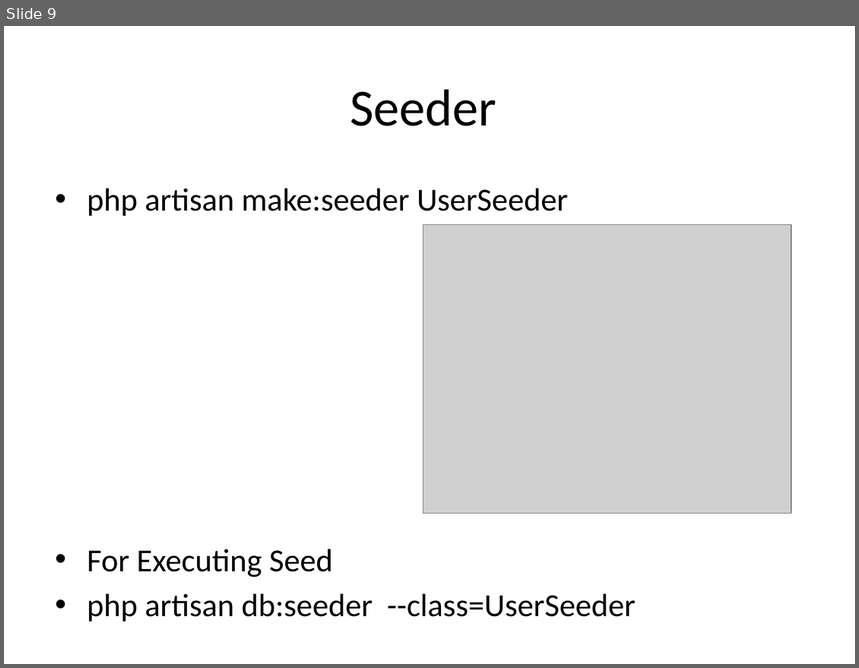
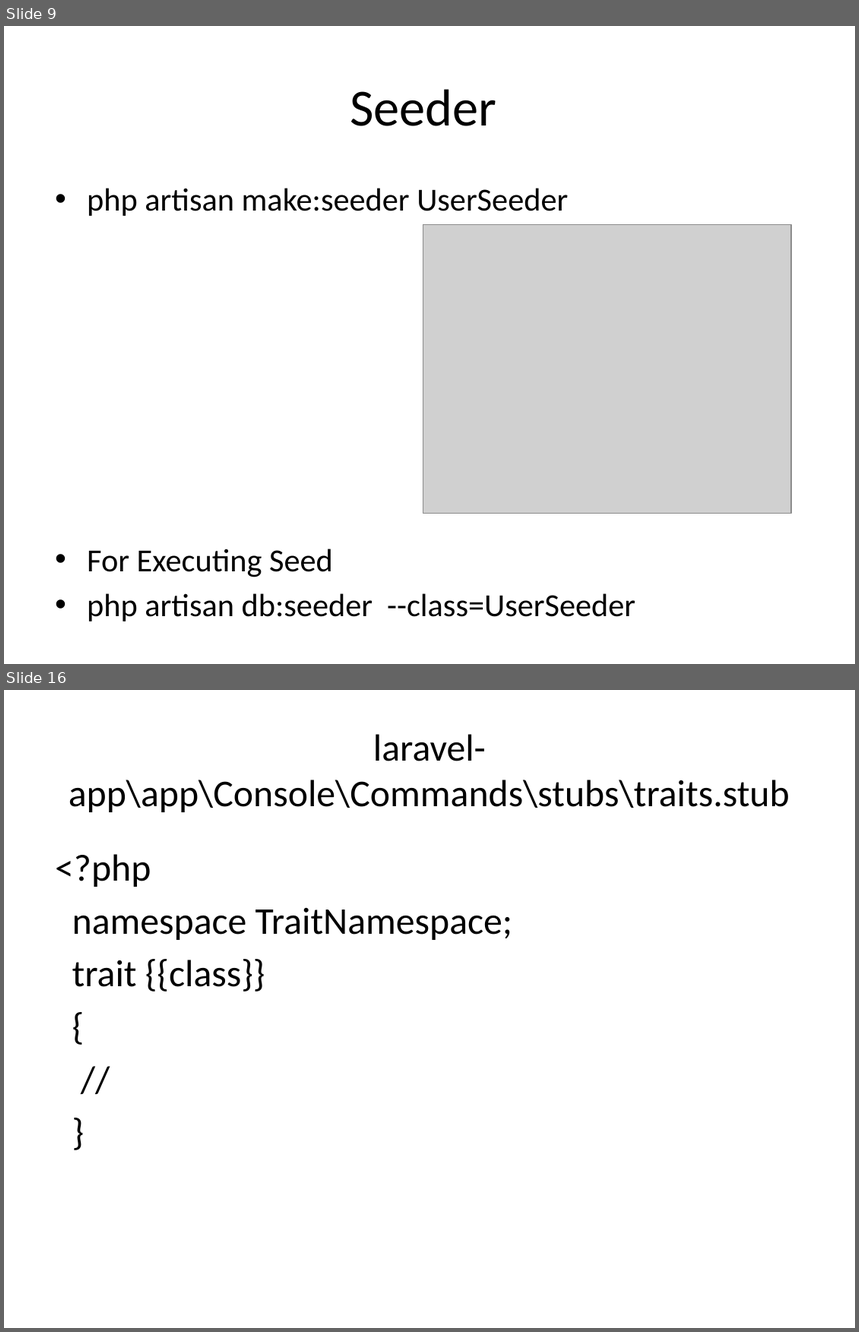
Before and after one commit to jay-amin-tops/06AprilMWF_9_30, a slide deck: Laravel.pptx. Shown one above the other, each under a label of ours: slide 9 before the commit, slides 9 and 16 after it; the slides between them are not shown. The pictures are 859x668 and 859x1332 pixels, drawn with LibreOffice and Linux fonts; fonts in the diff are those of the drawing; grey boxes stand for pictures. Boxes give left, top, right and bottom in pixels: in the first picture for what was removed or moved away, otherwise in the second. Text is boxed around its words. In the diff, an @@ line names an element or a change of style, - is before the commit and + after.

Commit message:
Laravel Custom Command

```diff
--- a/Laravel.pptx
+++ b/Laravel.pptx
@@ slide 16 added at (4, 690, 855, 1328), background #FFFFFF @@
@@ title added at (69, 734, 790, 812), 32 pt, text #000000 @@
+laravel-app\app\Console\Commands\stubs\traits.stub
@@ text added at (55, 854, 513, 992), 32 pt, text #000000 @@
+<?php
+namespace TraitNamespace;
+trait {{class}}
+{
+//
+}
```
Also in this commit, not shown: 7 other slides added, 21 other files.
